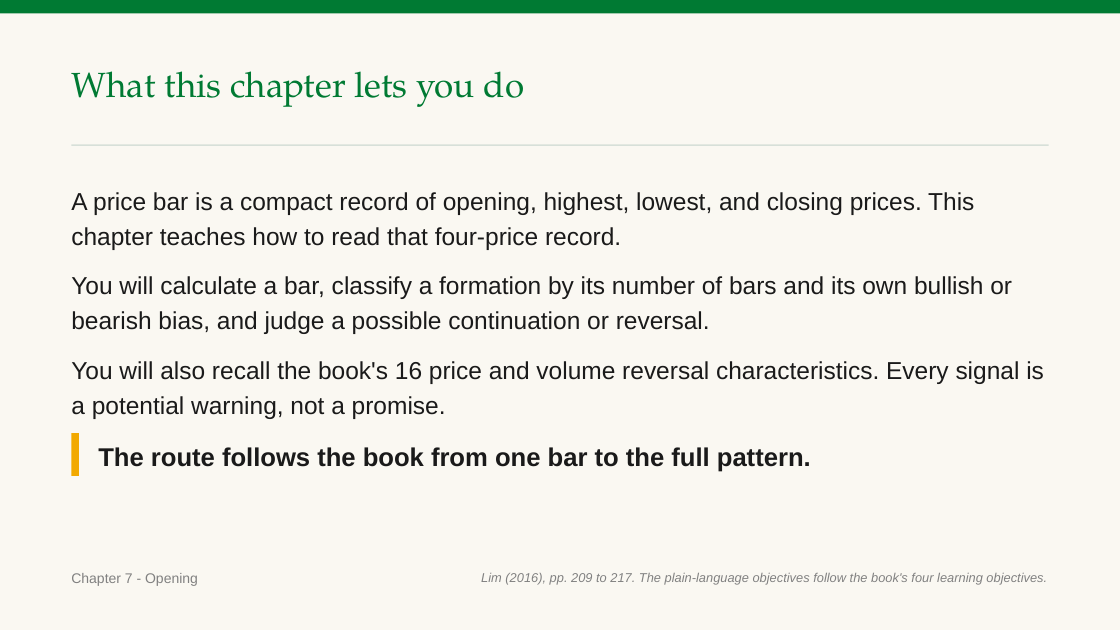
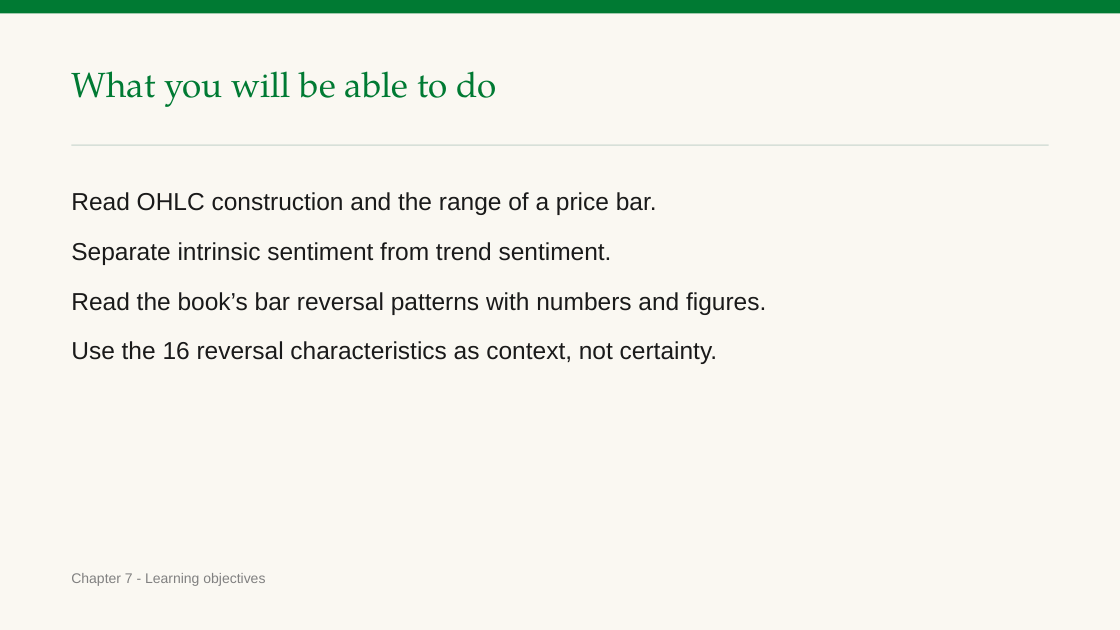
Before and after one commit to benjiesotelo-sudo/Telos_FIN1209, a slide deck: slide 2 of chapter-07/FIN1209-Chapter-07.pptx. Drawn at 1120x630 pixels with LibreOffice and Linux fonts; fonts in the diff are those of the drawing. Boxes give left, top, right and bottom in pixels: in the first picture for what was removed or moved away, otherwise in the second. Text is boxed around its words. In the diff, an @@ line names an element or a change of style, - is before the commit and + after.

Commit message:
Build Chapter 7 volatility breakout and review range

```diff
--- a/chapter-07/FIN1209-Chapter-07.pptx
+++ b/chapter-07/FIN1209-Chapter-07.pptx
@@ text at box(71, 71, 496, 107): text changed @@
-What this chapter lets you do
+What you will be able to do
@@ text at box(71, 192, 766, 364): text changed @@
-A price bar is a compact record of opening, highest, lowest, and closing prices. This chapter teaches how to read that four-price record.
-You will calculate a bar, classify a formation by its number of bars and its own bullish or bearish bias, and judge a possible continuation or reversal.
-You will also recall the book's 16 price and volume reversal characteristics. Every signal is a potential warning, not a promise.
+Read OHLC construction and the range of a price bar.
+Separate intrinsic sentiment from trend sentiment.
+Read the book’s bar reversal patterns with numbers and figures.
+Use the 16 reversal characteristics as context, not certainty.
@@ rectangle removed at box(71, 433, 79, 476) @@
@@ text removed at box(98, 447, 811, 472) @@
-The route follows the book from one bar to the full pattern.
@@ text at box(71, 573, 265, 586): text changed @@
-Chapter 7 - Opening
+Chapter 7 - Learning objectives
@@ text removed at box(481, 573, 1047, 585) @@
-Lim (2016), pp. 209 to 217. The plain-language objectives follow the book's four learning objectives.
```
Also in this commit, not shown: 5 other slides changed, 24 slides added, 18 slides removed, 1 other file.
